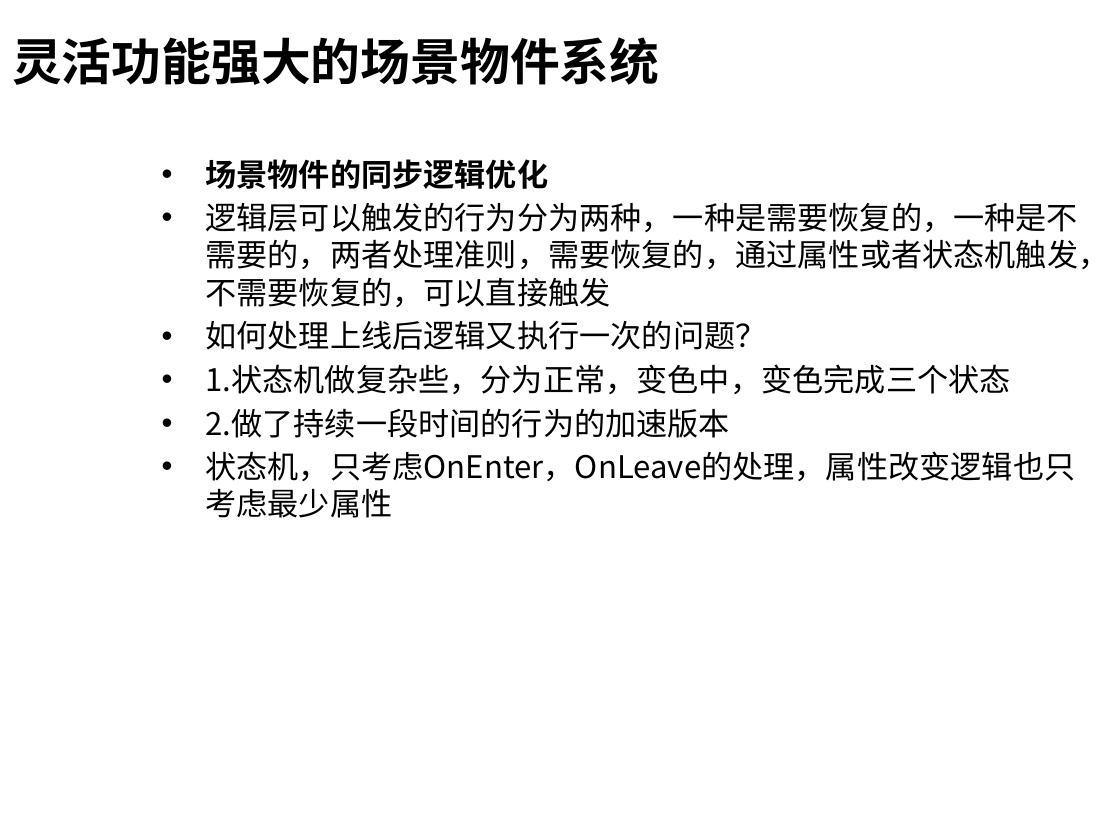
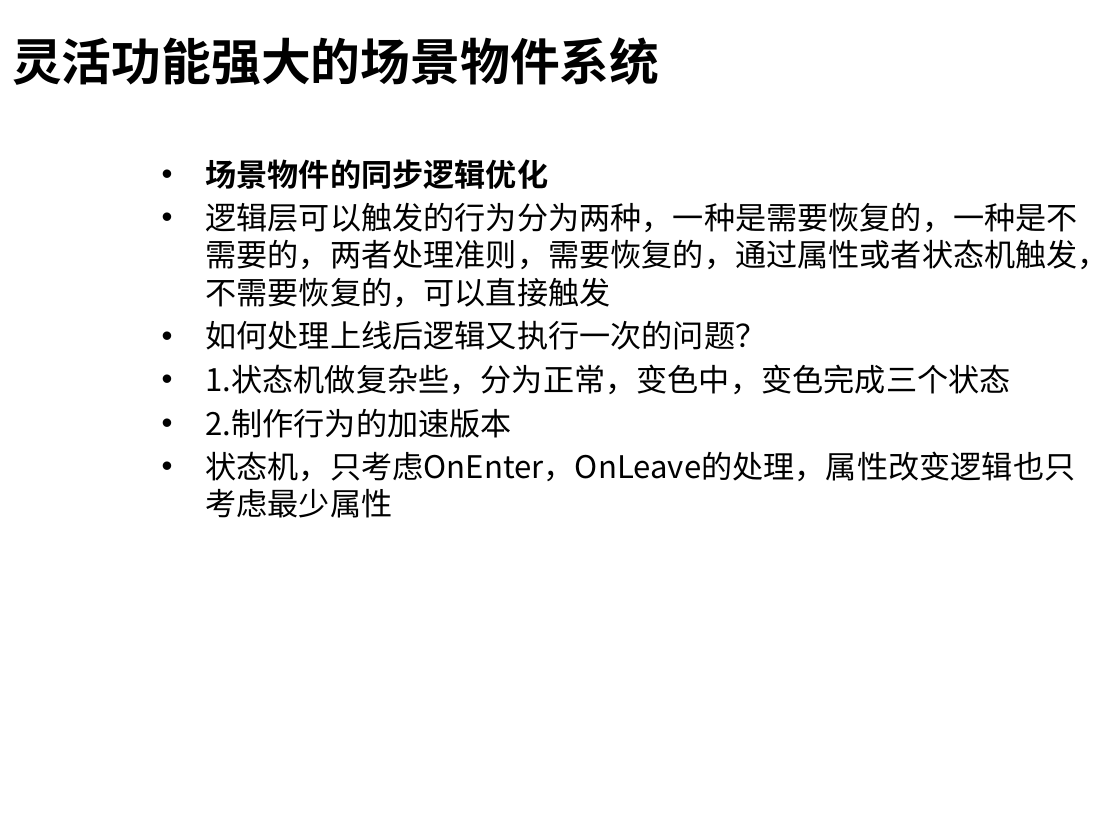
Before and after one commit to henryfung01/StreetFighter, a slide deck: slide 15 of Doc/whitebai.pptx. Drawn at 1120x840 pixels with LibreOffice and Linux fonts; fonts in the diff are those of the drawing; background and template pictures are left out. Boxes give left, top, right and bottom in pixels: in the first picture for what was removed or moved away, otherwise in the second. Text is boxed around its words. In the diff, an @@ line names an element or a change of style, - is before the commit and + after.

```diff
--- a/Doc/whitebai.pptx
+++ b/Doc/whitebai.pptx
@@ text at <box>205,408,511,438</box>: text changed @@
-  • 2.做了持续一段时间的行为的加速版本
+  • 2.制作行为的加速版本
```
Also in this commit, not shown: 3 other slides changed, 1 slide added, 2 other files.
